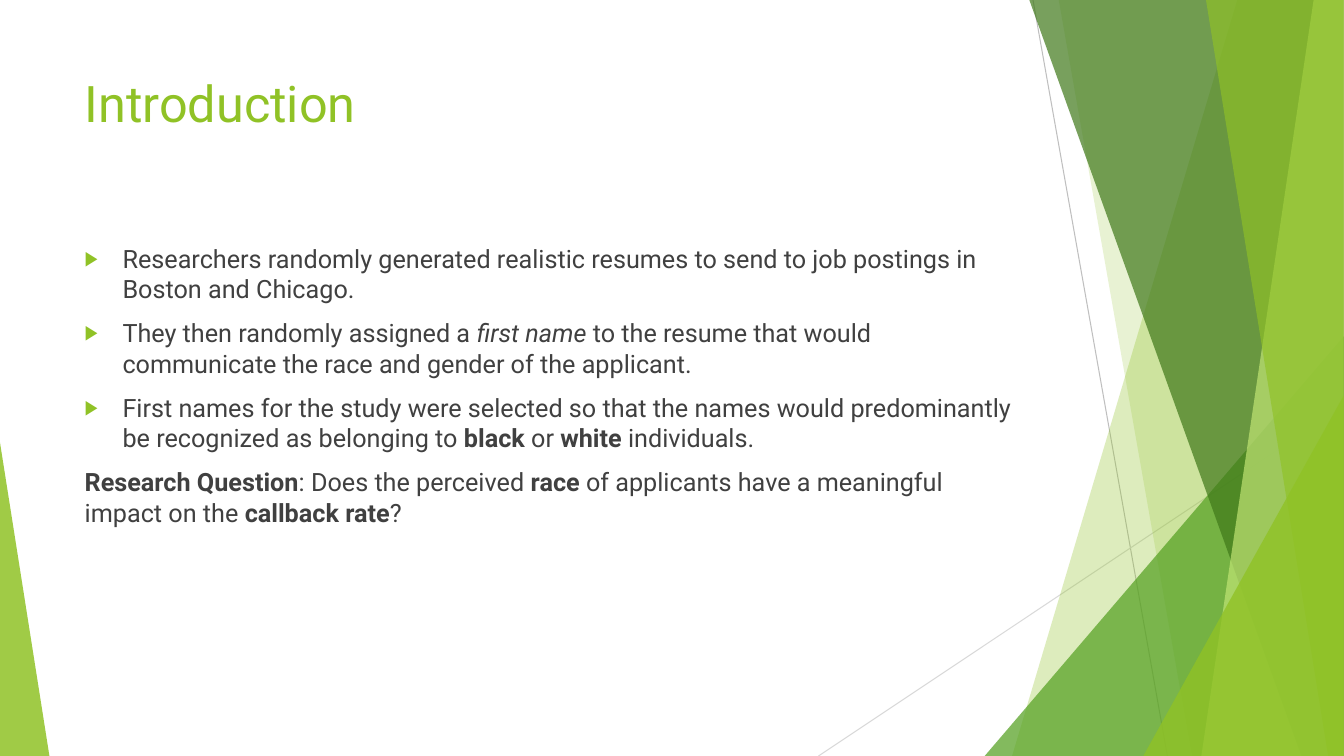
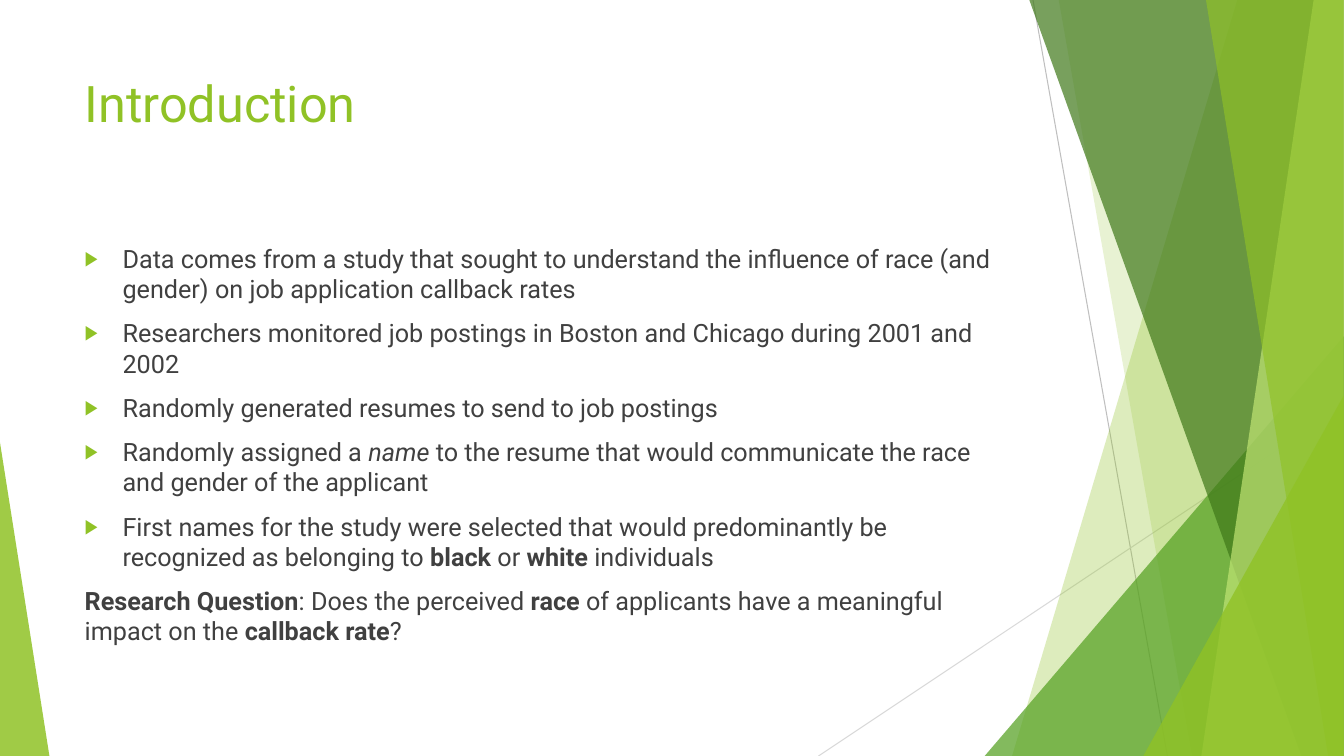
Before and after one commit to himalayahall/CUNY-DATA606, a slide deck: slide 2 of Project/Hakim-Project.pptx. Drawn at 1344x756 pixels with LibreOffice and Linux fonts; fonts in the diff are those of the drawing. Boxes give left, top, right and bottom in pixels: in the first picture for what was removed or moved away, otherwise in the second. Text is boxed around its words. In the diff, an @@ line names an element or a change of style, - is before the commit and + after.

```diff
--- a/Project/Hakim-Project.pptx
+++ b/Project/Hakim-Project.pptx
@@ text at (x1=123, y1=248, x2=990, y2=572): text changed @@
-▶ Researchers randomly generated realistic resumes to send to job postings in Boston and Chicago.
-▶ They then randomly assigned a first name to the resume that would communicate the race and gender of the applicant.
-▶ First names for the study were selected so that the names would predominantly be recognized as belonging to black or white individuals.
+▶ Data comes from a study that sought to understand the influence of race (and gender) on job application callback rates
+▶ Researchers monitored job postings in Boston and Chicago during 2001 and 2002
+▶ Randomly generated resumes to send to job postings
+▶ Randomly assigned a name to the resume that would communicate the race and gender of the applicant
+▶ First names for the study were selected that would predominantly be recognized as belonging to black or white individuals
```
Also in this commit, not shown: 8 other slides changed, 1 slide added, 1 other file.
